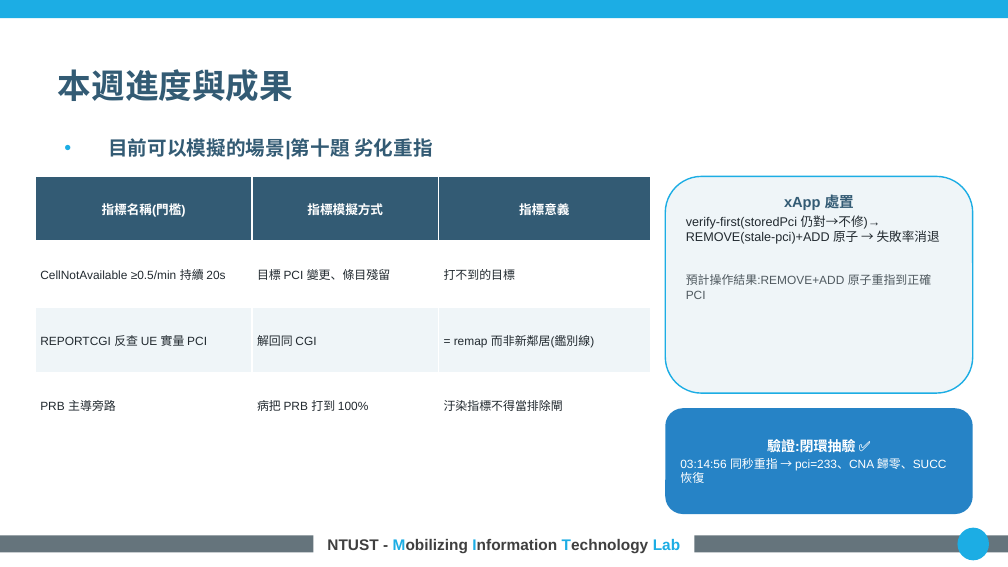
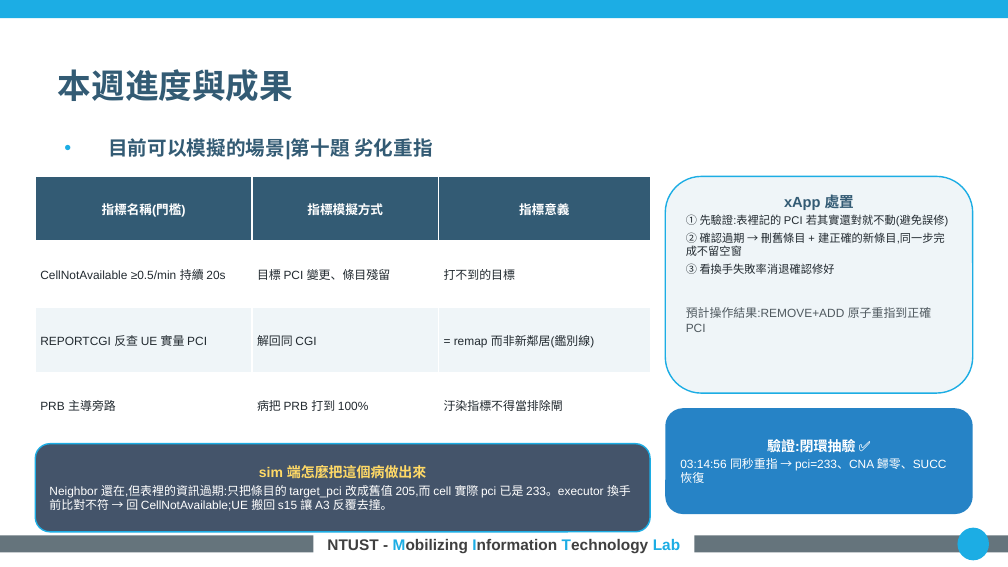
Before and after one commit to kimOuO/RAN-sim-OAI, a slide deck: slide 13 of docs/report/8_27_進度報告_v10十二題.pptx. Drawn at 1008x567 pixels with LibreOffice and Linux fonts; fonts in the diff are those of the drawing; background and template pictures are left out. Boxes give left, top, right and bottom in pixels: in the first picture for what was removed or moved away, otherwise in the second. Text is boxed around its words. In the diff, an @@ line names an element or a change of style, - is before the commit and + after.

```diff
--- a/docs/report/8_27_進度報告_v10十二題.pptx
+++ b/docs/report/8_27_進度報告_v10十二題.pptx
@@ text in rounded rectangle at bbox=[686, 214, 949, 274]: text changed; size 9 to 8 pt @@
-verify-first(storedPci 仍對→不修)→ REMOVE(stale-pci)+ADD 原子 → 失敗率消退
+① 先驗證:表裡記的 PCI 若其實還對就不動(避免誤修)
+② 確認過期 → 刪舊條目 + 建正確的新條目,同一步完成不留空窗
+③ 看換手失敗率消退確認修好
@@ rounded rectangle added at bbox=[35, 444, 650, 531], fill #44546A, outline #1CADE4 1 pt, 8.5 pt, text #FFFFFF @@
+sim 端怎麼把這個病做出來
+Neighbor 還在,但表裡的資訊過期:只把條目的 target_pci 改成舊值 205,而 cell 實際 pci 已是 233。executor 換手前比對不符 → 回 CellNotAvailable;UE 搬回 s15 讓 A3 反覆去撞。
```
Also in this commit, not shown: 11 other slides changed, 5 other files.
